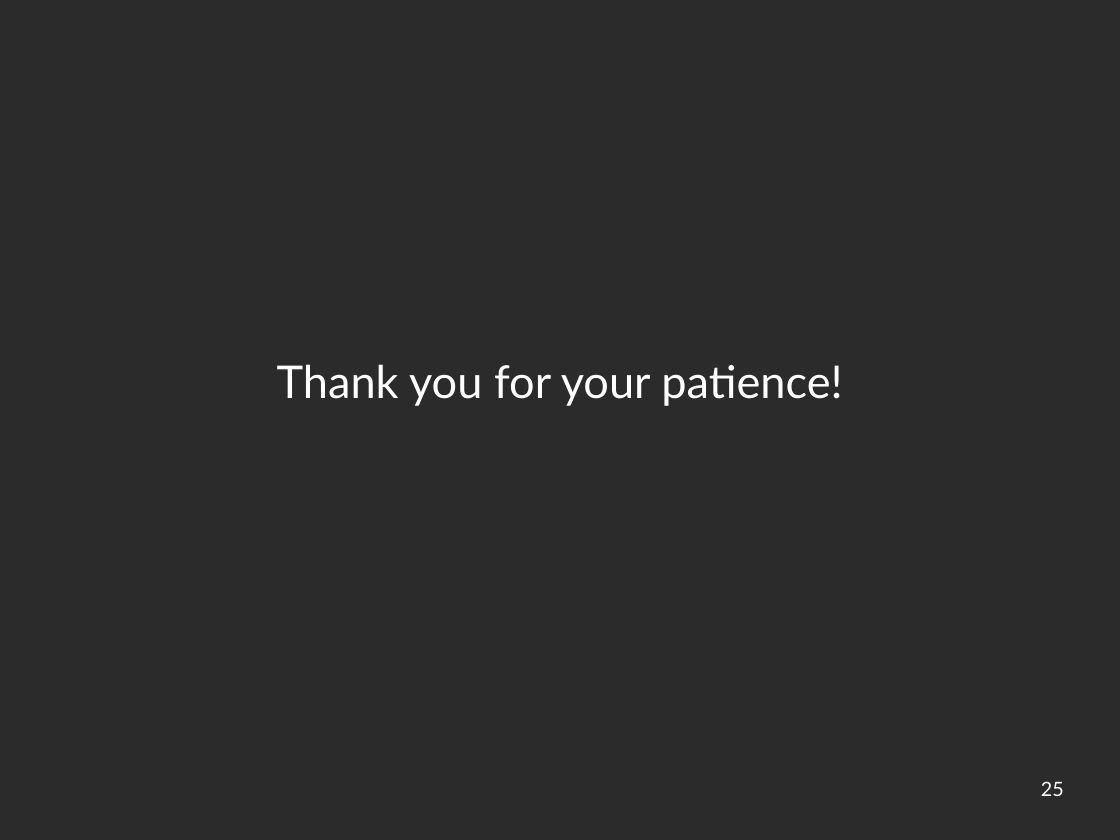
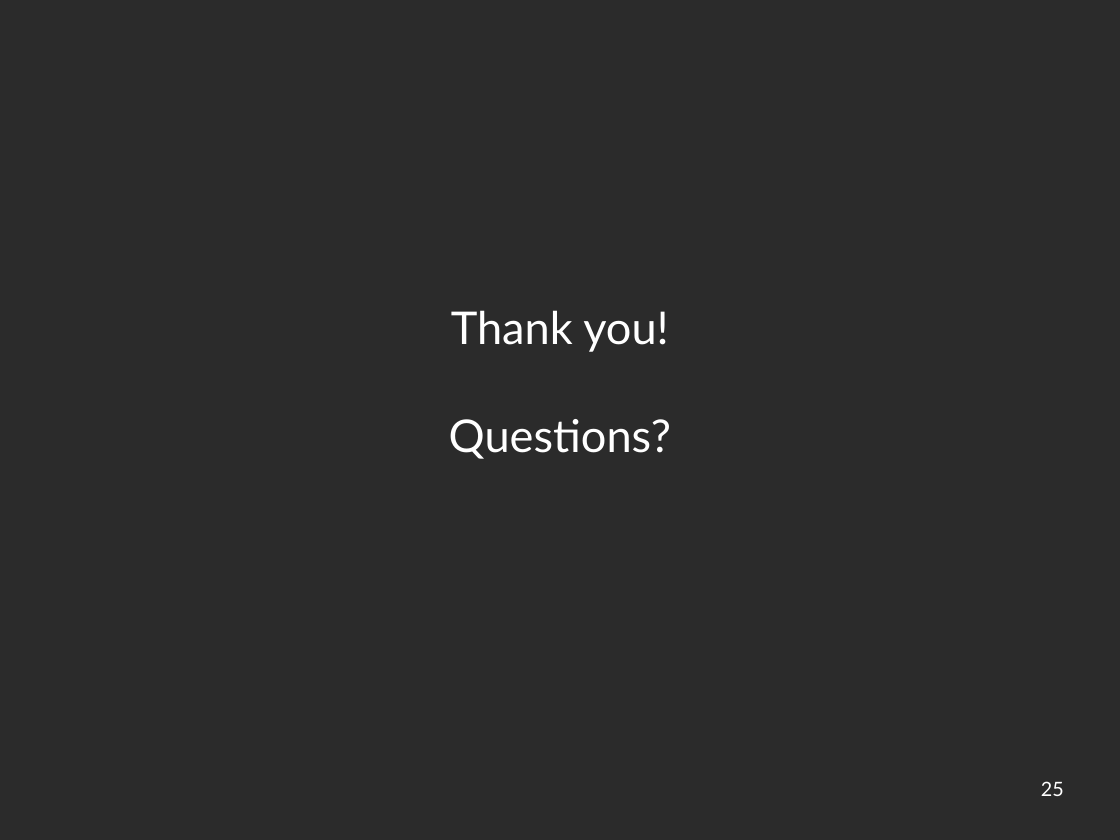
Before and after one commit to geo-kollias/msc-thesis-tex, a slide deck: slide 25 of geokollias_msc_thesis_pres.odp. Drawn at 1120x840 pixels with LibreOffice and Linux fonts; fonts in the diff are those of the drawing; background and template pictures are left out; a plain dark background stands for a picture behind light text. Boxes give left, top, right and bottom in pixels: in the first picture for what was removed or moved away, otherwise in the second. Text is boxed around its words. In the diff, an @@ line names an element or a change of style, - is before the commit and + after.

```diff
--- a/geokollias_msc_thesis_pres.odp
+++ b/geokollias_msc_thesis_pres.odp
@@ subtitle at <box>449,310,671,459</box>: text changed @@
-Thank you for your patience!
+Thank you!
+Questions?
```
Also in this commit, not shown: 7 other slides changed.
